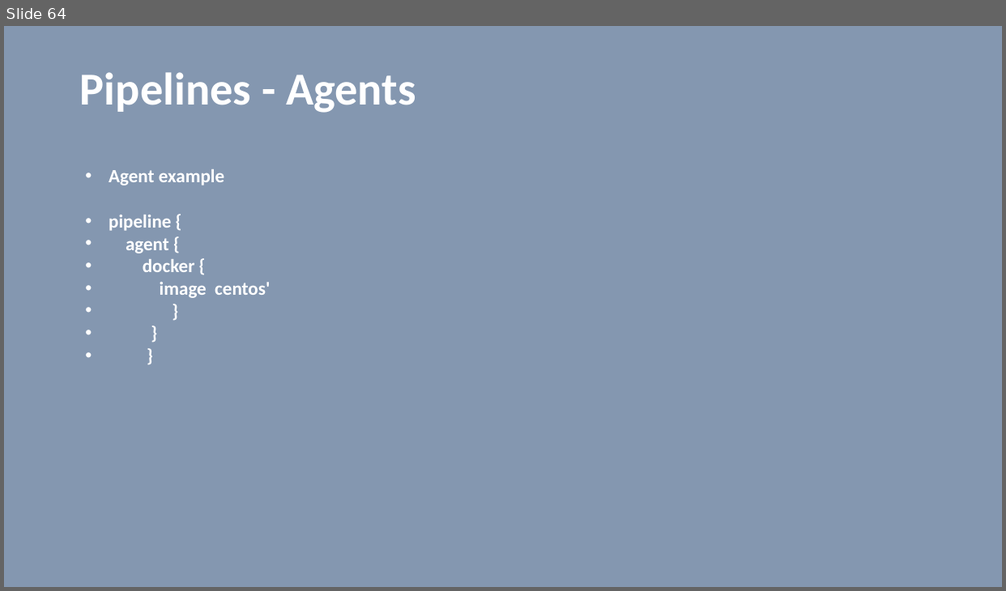
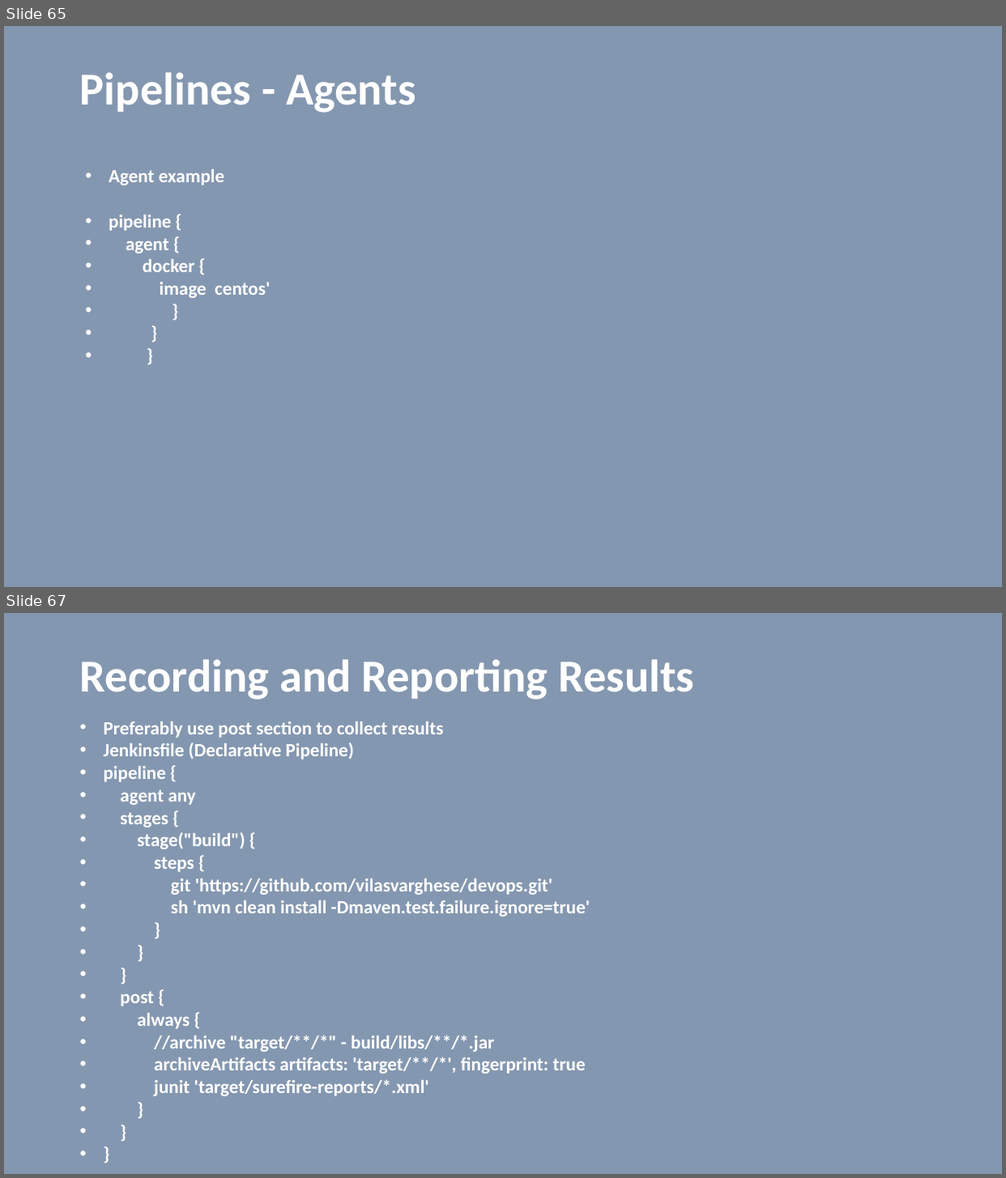
Before and after one commit to vilasvarghese/devops, a slide deck: jenkins/JenkinsBasics.pptx. Shown one above the other, each under a label of ours: slide 64 before the commit, slides 65 and 67 after it; the slides between them are not shown. The pictures are 1006x591 and 1006x1178 pixels, drawn with LibreOffice and Linux fonts; fonts in the diff are those of the drawing. Boxes give left, top, right and bottom in pixels: in the first picture for what was removed or moved away, otherwise in the second. Text is boxed around its words. In the diff, an @@ line names an element or a change of style, - is before the commit and + after.

```diff
--- a/jenkins/JenkinsBasics.pptx
+++ b/jenkins/JenkinsBasics.pptx
@@ slide 67 added at [4,613,1002,1174], background #8497B0 @@
@@ title added at [80,659,694,700], 44 pt, text #FFFFFF, bold @@
+Recording and Reporting Results
@@ text added at [104,722,590,1097], 18 pt, text #FFFFFF, bold @@
+• Preferably use post section to collect results
+• Jenkinsfile (Declarative Pipeline)
+• pipeline {
+• agent any
+• stages {
+• stage("build") {
+• steps {
+• git 'https://github.com/vilasvarghese/devops.git'
+• sh 'mvn clean install -Dmaven.test.failure.ignore=true'
+• }
+• }
+• }
+• post {
+• always {
+• //archive "target/**/*" - build/libs/**/*.jar
+• archiveArtifacts artifacts: 'target/**/*', fingerprint: true
+• junit 'target/surefire-reports/*.xml'
+• }
+• }
+• }
@@ what was slide 64 is now slide 65 @@
```
Also in this commit, not shown: 4 slides changed, 5 other slides added, 57 other files.
